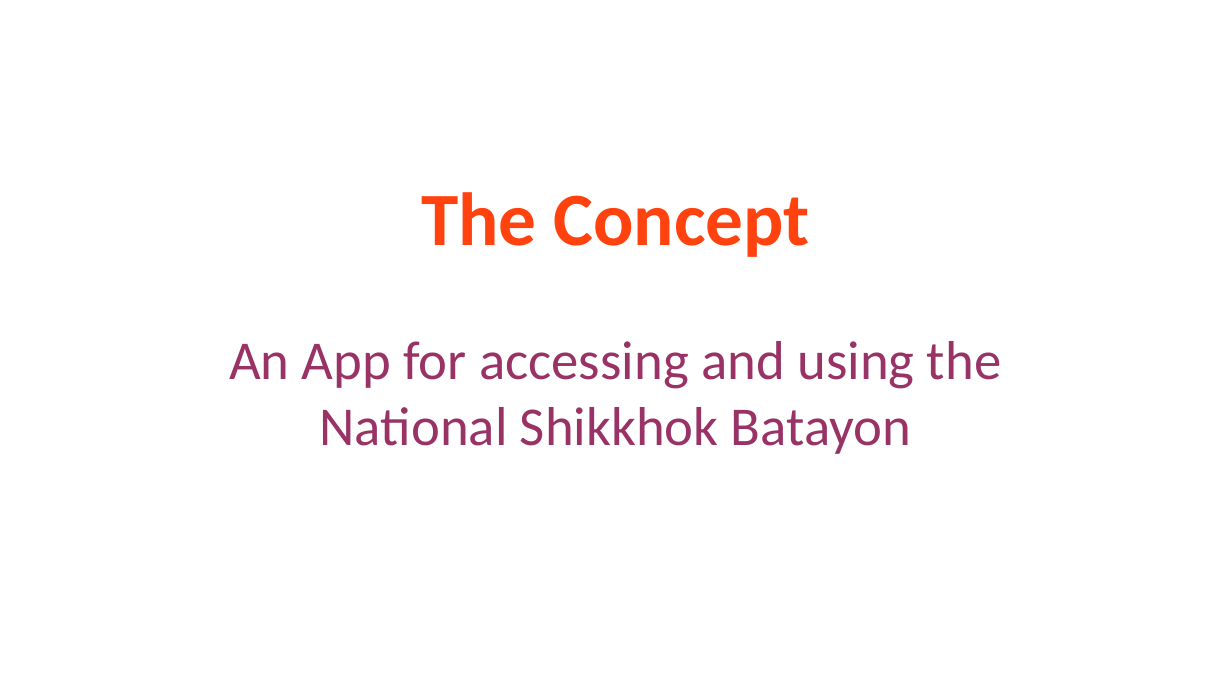
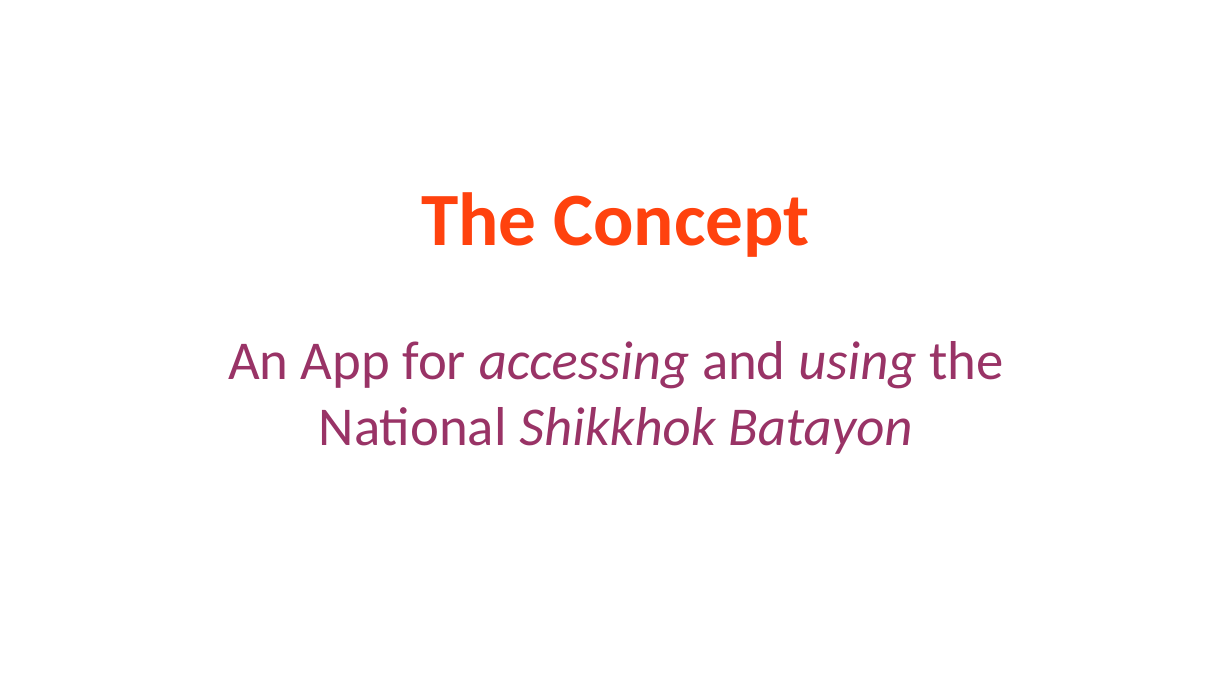
Before and after one commit to ServiceInnovationCamp/Group4, a slide deck: slide 2 of 4-ShikkhokBatayon.pptx. Drawn at 1232x693 pixels with LibreOffice and Linux fonts; fonts in the diff are those of the drawing. Boxes give left, top, right and bottom in pixels: in the first picture for what was removed or moved away, otherwise in the second. Text is boxed around its words. In the diff, an @@ line names an element or a change of style, - is before the commit and + after.

```diff
--- a/4-ShikkhokBatayon.pptx
+++ b/4-ShikkhokBatayon.pptx
@@ text "An App for accessing and ..." at (228,341,1003,454): italic on in "accessing using Shikkhok Batayon" @@
```
Also in this commit, not shown: 9 other slides changed, 1 slide added, 2 slides removed.
